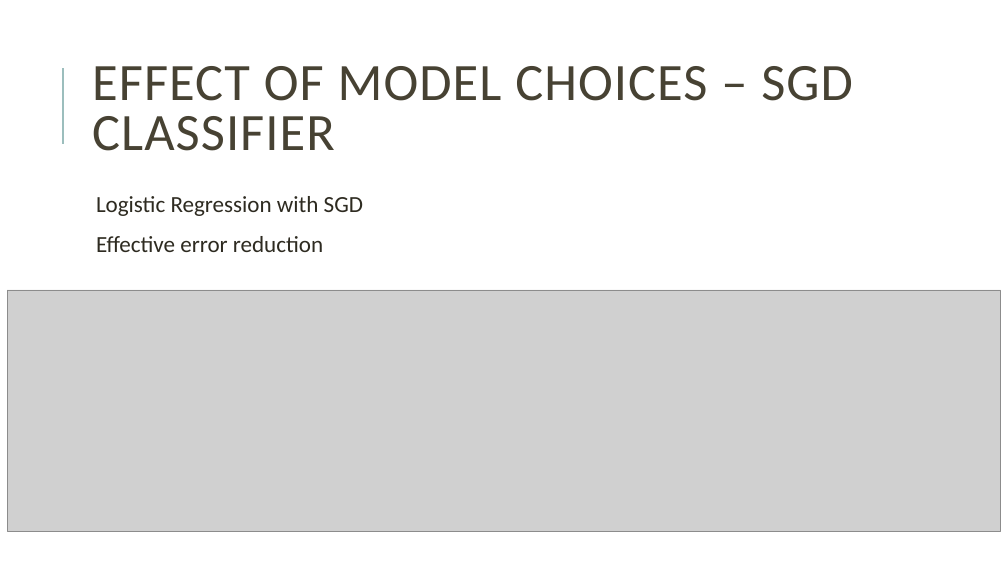
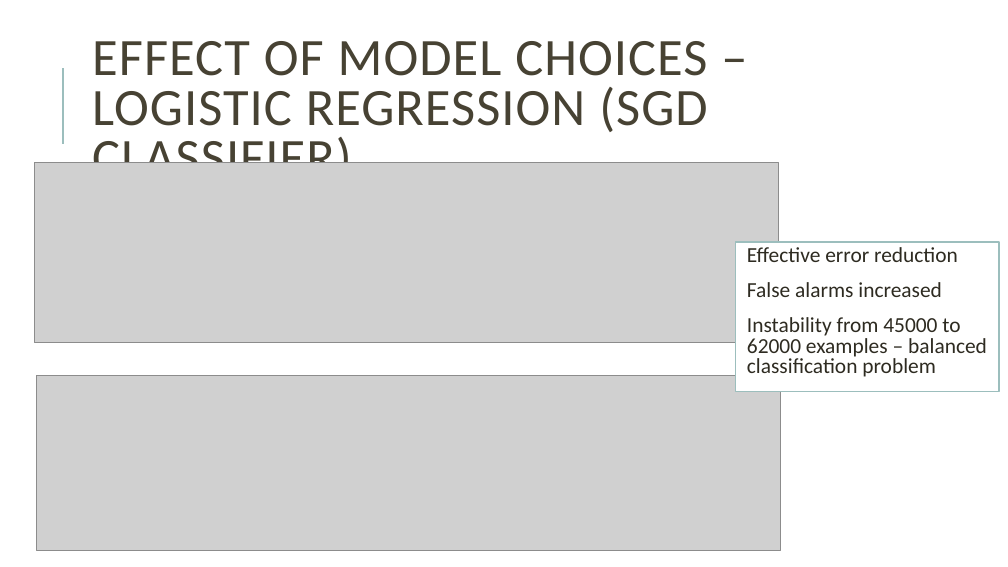
Before and after one commit to miguelFigSilva/dsm_SPC, a slide deck: slide 11 of presentation.pptx. Drawn at 1008x567 pixels with LibreOffice and Linux fonts; fonts in the diff are those of the drawing; grey boxes stand for pictures. Boxes give left, top, right and bottom in pixels: in the first picture for what was removed or moved away, otherwise in the second. Text is boxed around its words. In the diff, an @@ line names an element or a change of style, - is before the commit and + after.

```diff
--- a/presentation.pptx
+++ b/presentation.pptx
@@ title at [92, 41, 707, 163]: text changed @@
-EFFECT OF MODEL CHOICES – SGD CLASSIFIER
+EFFECT OF MODEL CHOICES – LOGISTIC REGRESSION (SGD CLASSIFIER)
@@ picture: place and size @@
-picture at [8, 290, 1001, 532]
+picture at [35, 163, 779, 343]
@@ text removed at [96, 196, 363, 252] @@
-  Logistic Regression with SGD
-  Effective error reduction
@@ text added at [736, 242, 999, 392], fill #FFFFFF, outline #9CBEBD 1.25 pt, 20.4 pt, text #2E2B21 @@
+  Effective error reduction
+  False alarms increased
+  Instability from 45000 to 62000 examples – balanced classification problem
@@ picture added at [36, 376, 780, 551] @@
```
Also in this commit, not shown: 12 other slides changed, 1 slide added, 2 slides removed, 2 other files.
